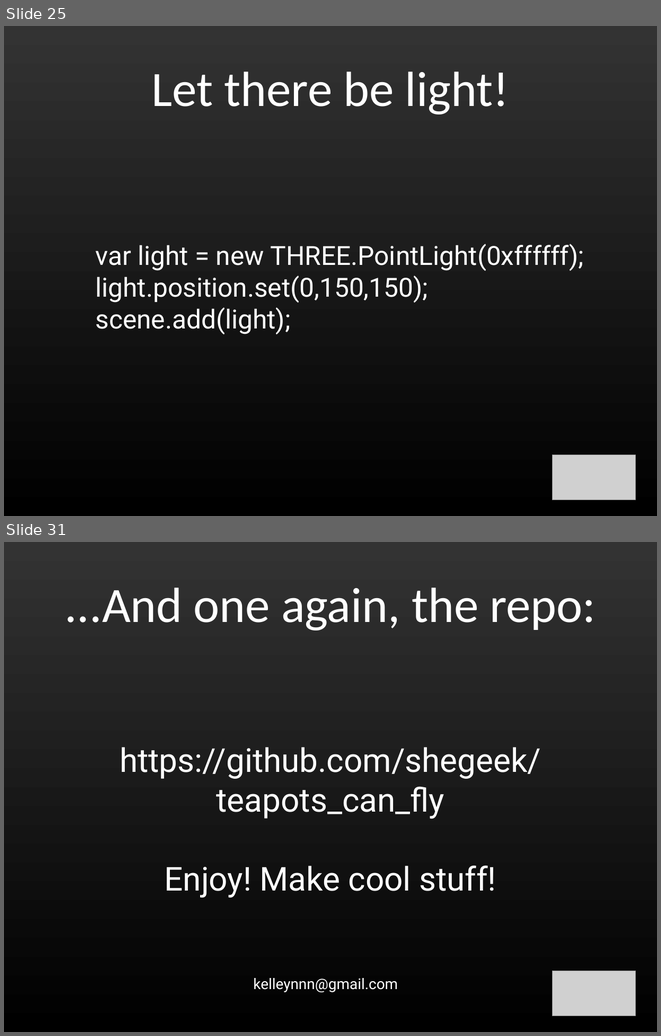
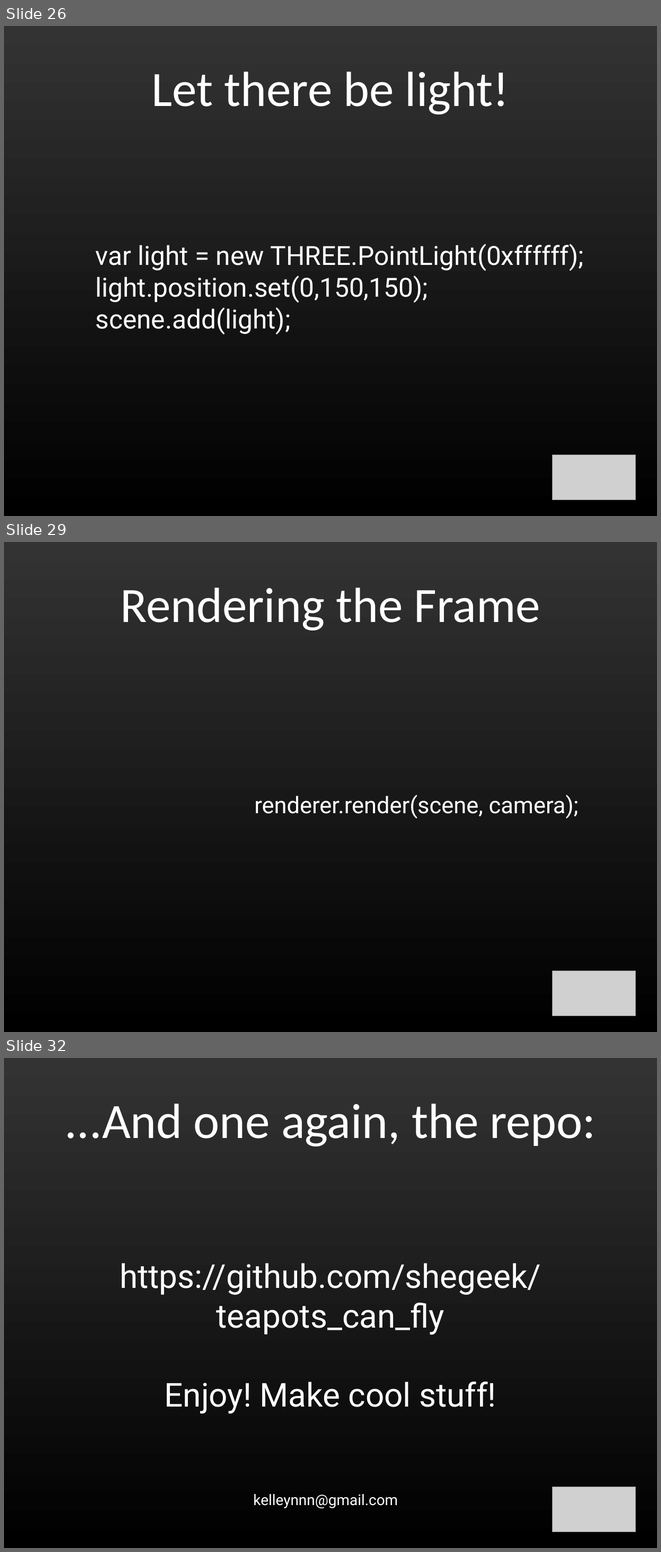
Before and after one commit to shegeek/teapots_can_fly, a slide deck: slides/teapots_can_fly-slides.odp. Shown one above the other, each under a label of ours: slides 25 and 31 before the commit, slides 26, 29 and 32 after it; the slides between them are not shown. The pictures are 661x1036 and 661x1552 pixels, drawn with LibreOffice and Linux fonts; fonts in the diff are those of the drawing; grey boxes stand for pictures. Boxes give left, top, right and bottom in pixels: in the first picture for what was removed or moved away, otherwise in the second. Text is boxed around its words. In the diff, an @@ line names an element or a change of style, - is before the commit and + after.

```diff
--- a/slides/teapots_can_fly-slides.odp
+++ b/slides/teapots_can_fly-slides.odp
@@ slide 29 added at (4,542,657,1032), background gradient #333333 to #000000 @@
@@ title added at (120,588,540,631), 60 pt, text #FFFFFF @@
+Rendering the Frame
@@ subtitle added at (254,795,579,819), 28 pt, text #FFFFFF @@
+renderer.render(scene, camera);
@@ picture added at (552,971,636,1016) @@
@@ what was slide 25 is now slide 26 @@
@@ what was slide 31 is now slide 32 @@
```
Also in this commit, not shown: 6 slides changed, 3 other slides added, 2 other files.
